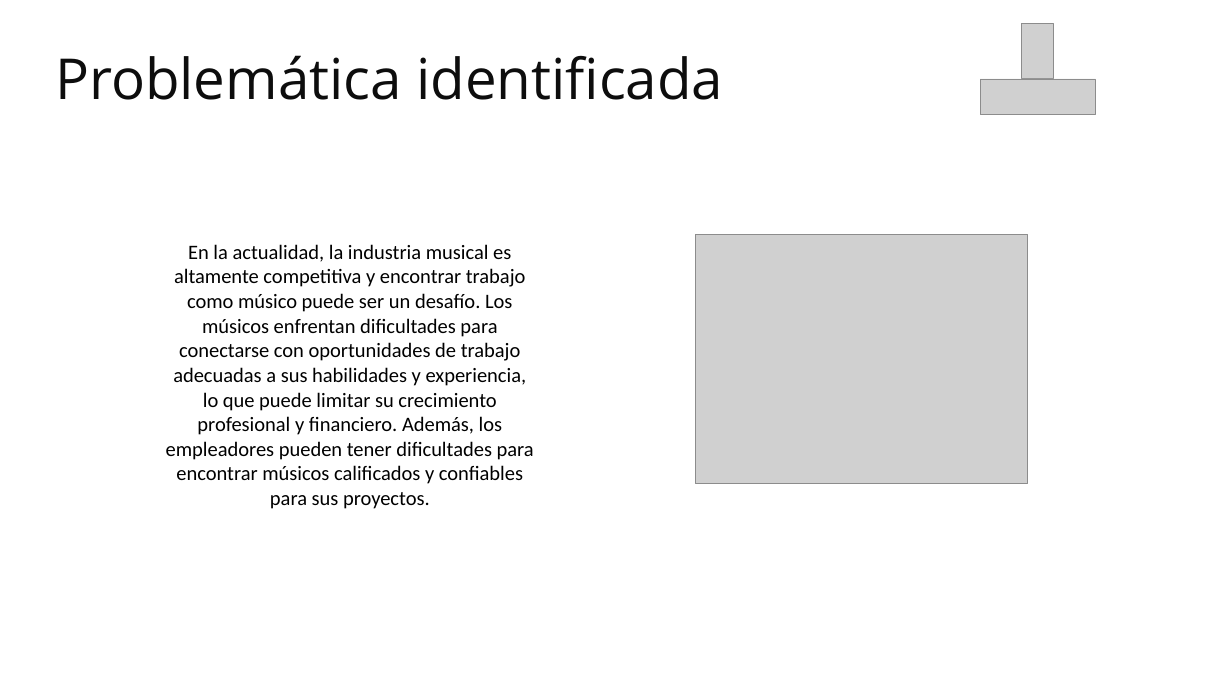
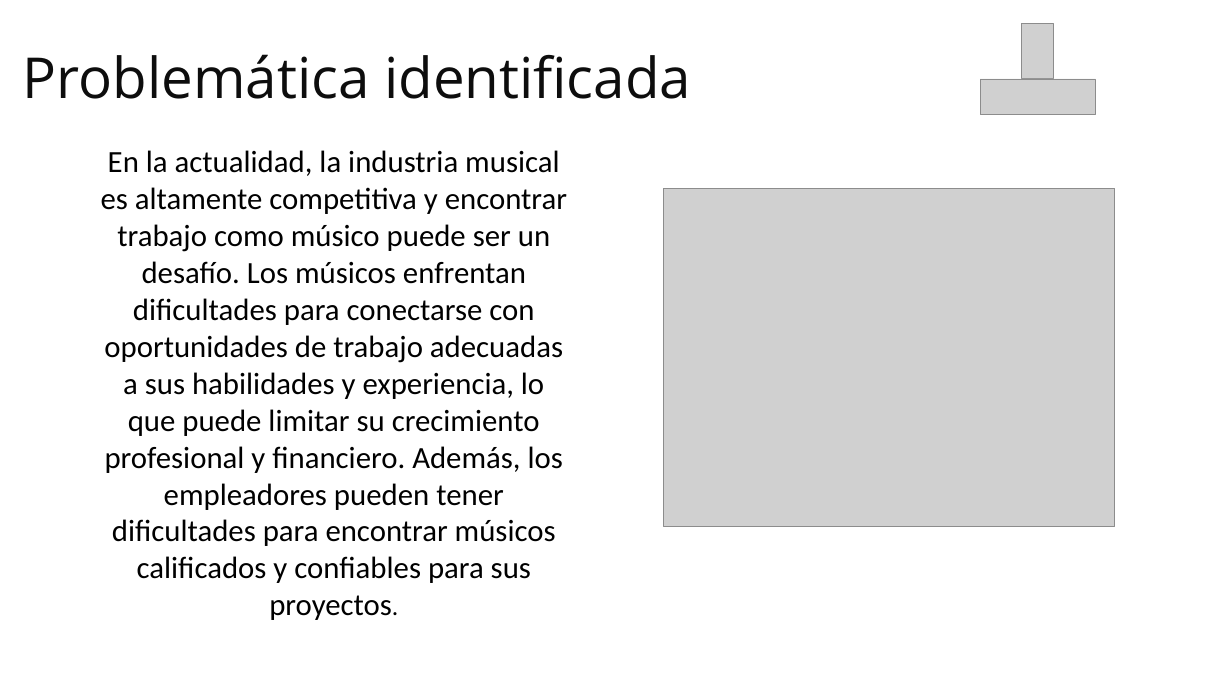
Before and after one commit to moises-ph/Nodens-documentacion, a slide deck: slide 3 of Presentaciones del proyecto/Presentación de Proyecto Pitch1.pptx. Drawn at 1232x693 pixels with LibreOffice and Linux fonts; fonts in the diff are those of the drawing; grey boxes stand for pictures; background and template pictures are left out. Boxes give left, top, right and bottom in pixels: in the first picture for what was removed or moved away, otherwise in the second. Text is boxed around its words. In the diff, an @@ line names an element or a change of style, - is before the commit and + after.

```diff
--- a/Presentaciones del proyecto/Presentación de Proyecto Pitch1.pptx
+++ b/Presentaciones del proyecto/Presentación de Proyecto Pitch1.pptx
@@ text "Problemática identificada": place and size @@
-text "Problemática identificada" at (55, 55, 724, 100)
+text "Problemática identificada" at (23, 54, 691, 99)
@@ text "En la actualidad, la industria ...": place and size @@
-text "En la actualidad, la industria ..." at (166, 244, 534, 509)
+text "En la actualidad, la industria ..." at (101, 150, 567, 620)
@@ text "En la actualidad, la industria ..." at (101, 150, 567, 620): size 16 to 24 pt; size 16 to 20 pt in "proyectos." @@
@@ picture: place and size @@
-picture at (695, 235, 1028, 484)
+picture at (664, 189, 1116, 527)
```
Also in this commit, not shown: 6 other slides changed, 1 slide added, 2 slides removed.
